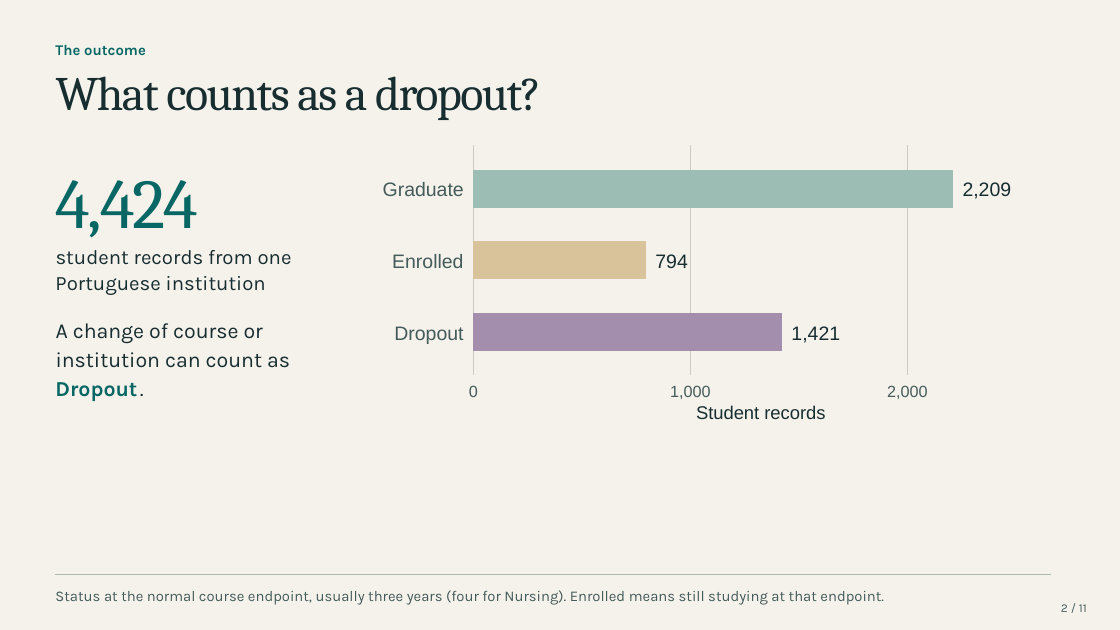
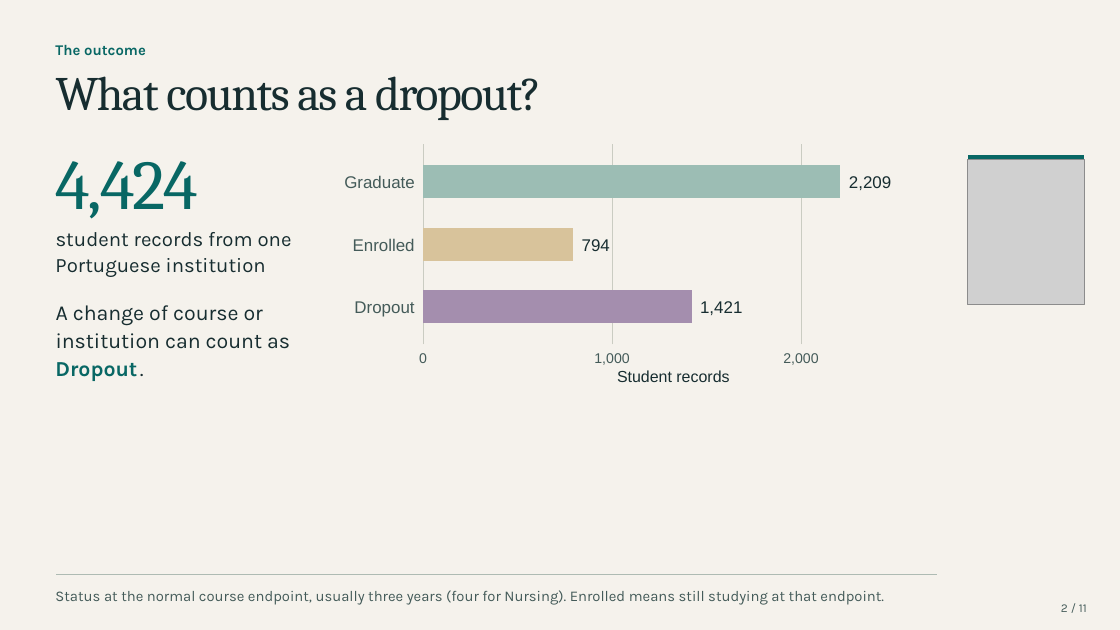
Before and after one commit to Tigershengsheng/ids-project, a slide deck: slide 2 of output/powerpoint/Student_Dropout_Presentation.pptx. Drawn at 1120x630 pixels with LibreOffice and Linux fonts; fonts in the diff are those of the drawing; grey boxes stand for pictures. Boxes give left, top, right and bottom in pixels: in the first picture for what was removed or moved away, otherwise in the second. Text is boxed around its words. In the diff, an @@ line names an element or a change of style, - is before the commit and + after.

Commit message:
Clarify dropout warning trade-offs and refresh presentation

```diff
--- a/output/powerpoint/Student_Dropout_Presentation.pptx
+++ b/output/powerpoint/Student_Dropout_Presentation.pptx
@@ freeform shape: place and size @@
-freeform shape at box(372, 137, 1065, 429)
+freeform shape at box(335, 137, 939, 391)
@@ freeform shape: place and size @@
-freeform shape at box(474, 145, 474, 376)
+freeform shape at box(423, 145, 423, 344)
@@ freeform shape: place and size @@
-freeform shape at box(691, 145, 691, 376)
+freeform shape at box(613, 145, 613, 344)
@@ outline #CACCC2 0.59 pt to #CACCC2 0.52 pt in 3 elements at box(423, 145, 423, 344), box(613, 145, 613, 344), box(802, 145, 802, 344) @@
@@ freeform shape: place and size @@
-freeform shape at box(907, 145, 907, 376)
+freeform shape at box(802, 145, 802, 344)
@@ text "Graduate": place and size @@
-text "Graduate" at box(383, 182, 464, 196)
+text "Graduate" at box(344, 175, 415, 188)
@@ freeform shape: place and size @@
-freeform shape at box(474, 170, 954, 208)
+freeform shape at box(423, 166, 841, 198)
@@ text "2,209": place and size @@
-text "2,209" at box(963, 182, 1012, 199)
+text "2,209" at box(849, 176, 891, 190)
@@ freeform shape added at box(968, 155, 1085, 159), fill #086764 @@
@@ picture added at box(968, 160, 1085, 305) @@
@@ text "Enrolled": place and size @@
-text "Enrolled" at box(392, 254, 463, 268)
+text "Enrolled" at box(353, 238, 415, 251)
@@ freeform shape: place and size @@
-freeform shape at box(474, 241, 646, 279)
+freeform shape at box(423, 228, 574, 260)
@@ text "794": place and size @@
-text "794" at box(655, 254, 687, 268)
+text "794" at box(582, 239, 610, 251)
@@ text "Dropout": place and size @@
-text "Dropout" at box(394, 326, 463, 344)
+text "Dropout" at box(354, 301, 414, 317)
@@ freeform shape: place and size @@
-freeform shape at box(474, 313, 782, 351)
+freeform shape at box(423, 291, 692, 323)
@@ size 16.7 to 14.5 pt in 6 elements at box(344, 175, 415, 188), box(353, 238, 415, 251), box(354, 301, 414, 317), box(582, 239, 610, 251), box(849, 176, 891, 190), box(700, 301, 742, 315) @@
@@ text "1,421": place and size @@
-text "1,421" at box(791, 326, 840, 343)
+text "1,421" at box(700, 301, 742, 315)
@@ 7 texts: place and size @@
-7 texts at box(55, 180, 292, 408)
+7 texts at box(55, 161, 292, 388)
@@ text "0": place and size @@
-text "0" at box(469, 385, 478, 397)
+text "0" at box(419, 353, 427, 363)
@@ text "1,000": place and size @@
-text "1,000" at box(670, 385, 711, 399)
+text "1,000" at box(594, 353, 629, 365)
@@ size 13.9 to 12.1 pt in 3 elements at box(419, 353, 427, 363), box(594, 353, 629, 365), box(783, 353, 818, 365) @@
@@ text "2,000": place and size @@
-text "2,000" at box(887, 385, 928, 399)
+text "2,000" at box(783, 353, 818, 365)
@@ text "Student records": place and size @@
-text "Student records" at box(696, 405, 825, 419)
+text "Student records" at box(617, 370, 729, 382)
@@ text "Student records" at box(617, 370, 729, 382): size 15.8 to 13.7 pt @@
@@ freeform shape: place and size @@
-freeform shape at box(55, 575, 1051, 576)
+freeform shape at box(55, 575, 938, 576)
```
Also in this commit, not shown: 9 other slides changed, 1 slide added, 1 slide removed, 27 other files.
